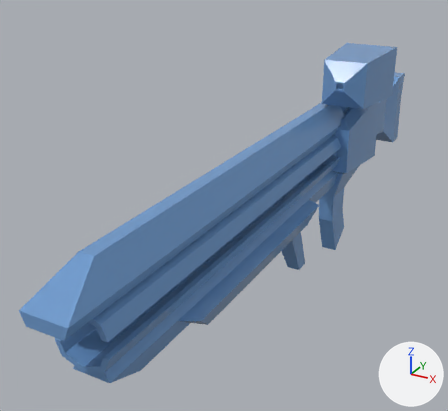
Renders of the FBX model Assets/Models/SniperRifle/SniperRifle.fbx from each side of a commit.
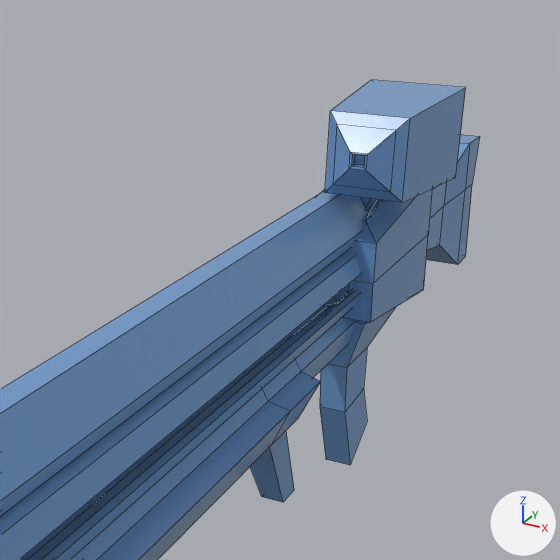
There are two pictures of each version: one whole from a 50 mm camera at (0.0424, -0.1174, 0.046) aimed at (-0.0143, -0.0144, -0.0054), one close up on the part from 33% to 100% of the width and 0% to 73% of the height. Arrows for +X, +Y and +Z are at lower right; the lights stay in place. The close-ups show mesh edges as thin lines. Where no turn or scale is listed for an object, it has been applied to the vertices.

Names of what the first close-up shows: 'SniperRifle'.
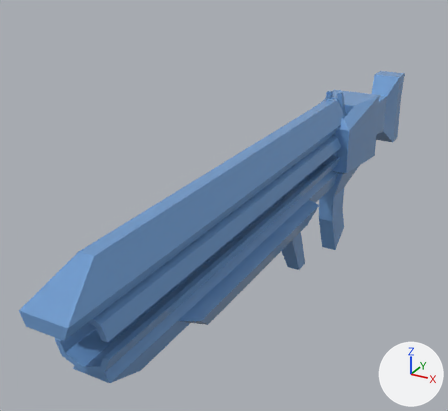
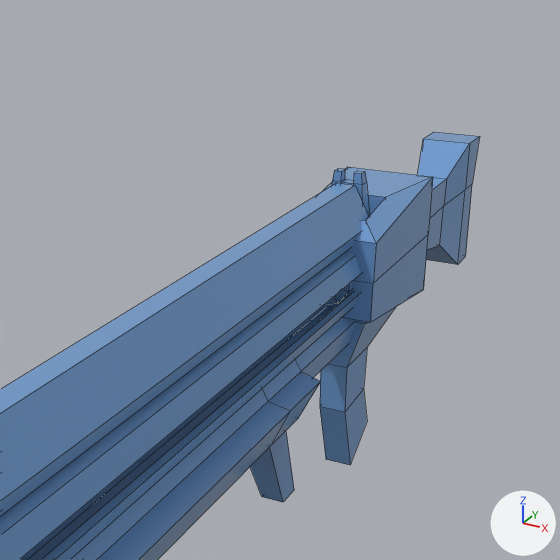
The newer file is also turned or shifted as a whole; pictures and numbers use the older file's frame.

Changed parts and their boxes [x1, y1, x2, y2] in the close-ups (560 x 560 px):
'SniperRifle', reshaped: before [0, 80, 480, 560]; after [0, 132, 480, 560]
part 1 of me_mesh, added (blue): after [332, 168, 370, 216]
part 2 of me_mesh, deleted (blue): before [325, 80, 466, 215]

Edits to the bpy script that builds the scene:
```text
Change me_mesh:
    used by ob_sniperrifle; location = (0.0, -0.0052, -0.0026)
    remove me_mesh.from_pydata(...)  # 270 vertices, 264 faces; spans x -0.0083..0.0083, y -0.0717..0.0717, z -0.0254..0.0254
    add me_mesh.from_pydata(...)  # 245 vertices, 219 faces; spans x -0.0083..0.0035, y -0.0717..0.0717, z -0.0254..0.016
    me_mesh part 1: a new loose piece of 24 vertices spanning x -0.0048..0.0, y 0.0203..0.0231, z 0.0093..0.016, in mat_sniperrifle1 (blue #6f9bce)
    me_mesh part 2
    49 vertices are removed from x -0.0051..0.0083, y 0.0094..0.0302, z 0.0042..0.0254
    64 faces are deleted
```
